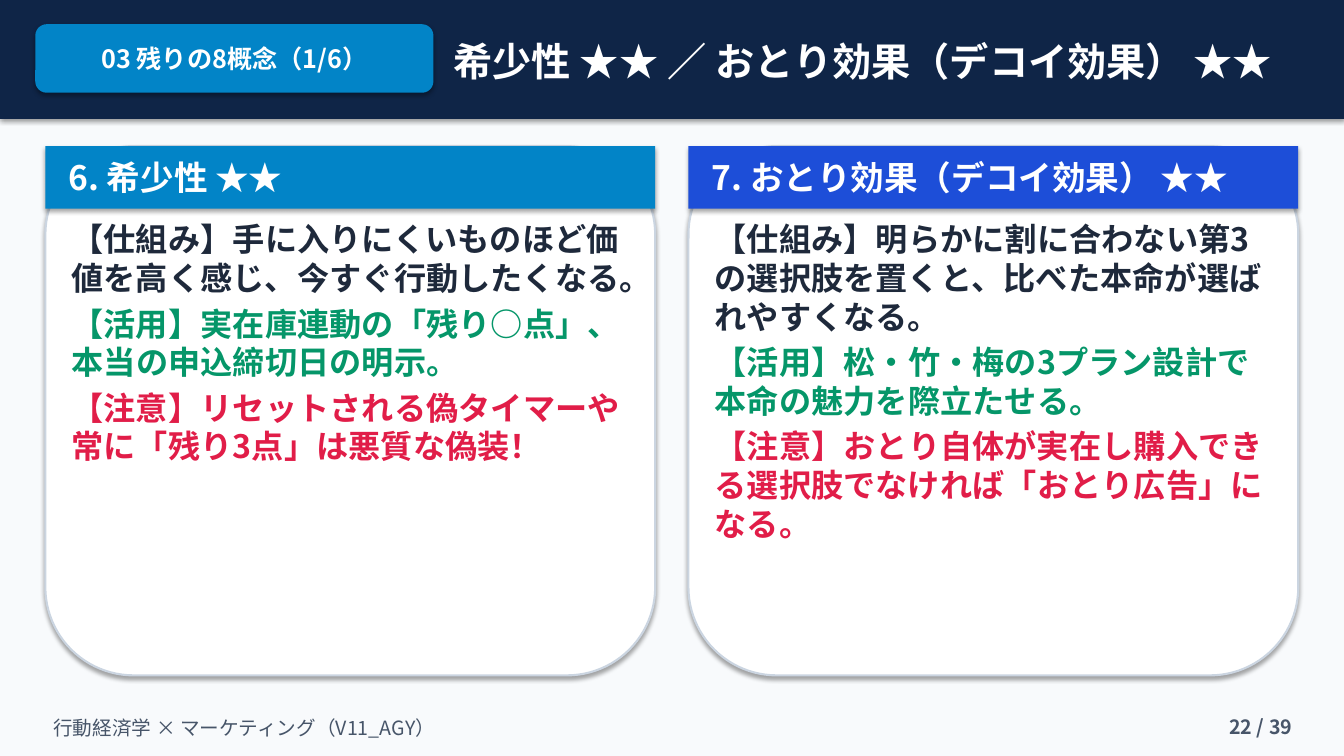
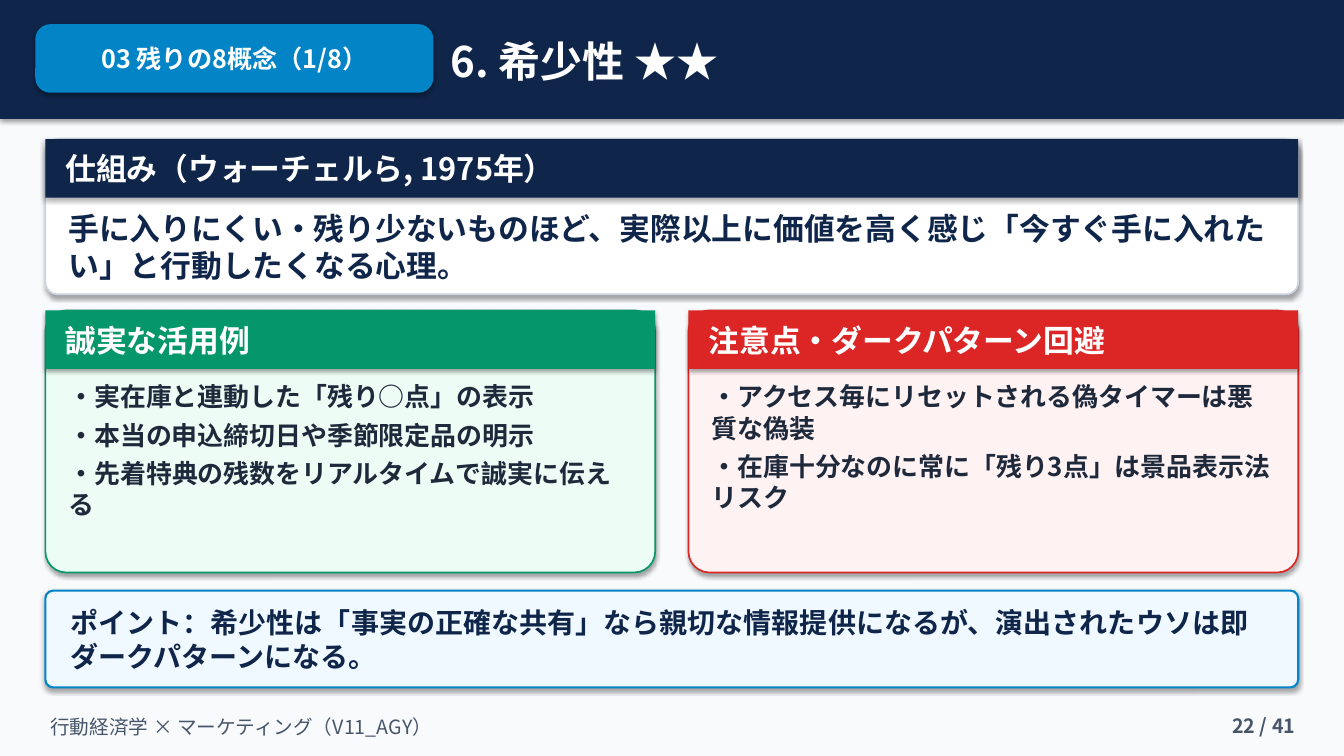
Before and after one commit to kkomatsu81/jns-slide-v11-agy, a slide deck: slide 22 of 融合版_V11_AGY.pptx. Drawn at 1344x756 pixels with LibreOffice and Linux fonts; fonts in the diff are those of the drawing. Boxes give left, top, right and bottom in pixels: in the first picture for what was removed or moved away, otherwise in the second. Text is boxed around its words. In the diff, an @@ line names an element or a change of style, - is before the commit and + after.

```diff
--- a/融合版_V11_AGY.pptx
+++ b/融合版_V11_AGY.pptx
@@ rectangle at (x1=0, y1=0, x2=1344, y2=119): fill #0F2547 to #0F264A @@
@@ rounded rectangle "03 残りの8概念（1/8）" at (x1=35, y1=24, x2=434, y2=93): proportions changed @@
@@ text in rounded rectangle at (x1=101, y1=46, x2=368, y2=73): text changed @@
-03 残りの8概念（1/6）
+03 残りの8概念（1/8）
@@ text at (x1=451, y1=41, x2=625, y2=81): text changed; size 28 to 30 pt @@
-希少性 ★★ ／ おとり効果（デコイ効果） ★★
+6. 希少性 ★★
@@ rectangle resized from (x1=45, y1=146, x2=655, y2=209) to (x1=45, y1=139, x2=1299, y2=198) @@
@@ rectangle at (x1=45, y1=139, x2=1299, y2=198): fill #0284C7 to #0F264A @@
@@ rounded rectangle resized from (x1=45, y1=146, x2=655, y2=676) to (x1=45, y1=139, x2=1299, y2=294) @@
@@ rounded rectangle at (x1=45, y1=139, x2=1299, y2=294): outline #CBD5E1 1.5 pt to #CBD5E1 1.2 pt; proportions changed @@
@@ text at (x1=65, y1=153, x2=555, y2=187): text changed; size 24 to 22 pt @@
-6. 希少性 ★★
+仕組み（ウォーチェルら, 1975年）
@@ text removed at (x1=712, y1=161, x2=1153, y2=194) @@
-7. おとり効果（デコイ効果） ★★
@@ text at (x1=68, y1=213, x2=1265, y2=280): text changed; size 23 to 22 pt; text colour #1E293B to #0F264A @@
-【仕組み】手に入りにくいものほど価値を高く感じ、今すぐ行動したくなる。
-【活用】実在庫連動の「残り○点」、本当の申込締切日の明示。
-【注意】リセットされる偽タイマーや常に「残り3点」は悪質な偽装！
+手に入りにくい・残り少ないものほど、実際以上に価値を高く感じ「今すぐ手に入れたい」と行動したくなる心理。
@@ rectangle resized from (x1=689, y1=146, x2=1299, y2=209) to (x1=45, y1=311, x2=655, y2=369) @@
@@ rectangle at (x1=45, y1=311, x2=655, y2=369): fill #1D4ED8 to #059669 @@
@@ rounded rectangle resized from (x1=689, y1=146, x2=1299, y2=676) to (x1=45, y1=311, x2=655, y2=573) @@
@@ rounded rectangle at (x1=45, y1=311, x2=655, y2=573): fill #FFFFFF to #ECFDF5; outline #CBD5E1 1.5 pt to #059669 1.2 pt; proportions changed @@
@@ text added at (x1=66, y1=325, x2=250, y2=355), 22 pt, text #FFFFFF, bold @@
+誠実な活用例
@@ rounded rectangle added at (x1=689, y1=311, x2=1299, y2=573), fill #FEF2F2, outline #DC2626 1.2 pt @@
@@ rectangle added at (x1=689, y1=311, x2=1299, y2=369), fill #DC2626 @@
@@ text added at (x1=709, y1=325, x2=1106, y2=355), 22 pt, text #FFFFFF, bold @@
+注意点・ダークパターン回避
@@ text at (x1=69, y1=384, x2=612, y2=516): text changed; size 23 to 18.5 pt @@
-【仕組み】明らかに割に合わない第3の選択肢を置くと、比べた本命が選ばれやすくなる。
-【活用】松・竹・梅の3プラン設計で本命の魅力を際立たせる。
-【注意】おとり自体が実在し購入できる選択肢でなければ「おとり広告」になる。
+・実在庫と連動した「残り○点」の表示
+・本当の申込締切日や季節限定品の明示
+・先着特典の残数をリアルタイムで誠実に伝える
@@ text added at (x1=712, y1=384, x2=1271, y2=509), 18.5 pt, text #1E293B, bold @@
+・アクセス毎にリセットされる偽タイマーは悪質な偽装
+・在庫十分なのに常に「残り3点」は景品表示法リスク
@@ rounded rectangle added at (x1=45, y1=591, x2=1299, y2=688), fill #F0F9FF, outline #0284C7 1.5 pt @@
@@ text added at (x1=71, y1=608, x2=1249, y2=670), 20 pt, text #0F264A, bold @@
+ポイント：希少性は「事実の正確な共有」なら親切な情報提供になるが、演出されたウソは即ダークパターンになる。
@@ text at (x1=1232, y1=718, x2=1295, y2=733): text changed @@
-22 / 39
+22 / 41
```
Also in this commit, not shown: 37 other slides changed, 2 slides added.
